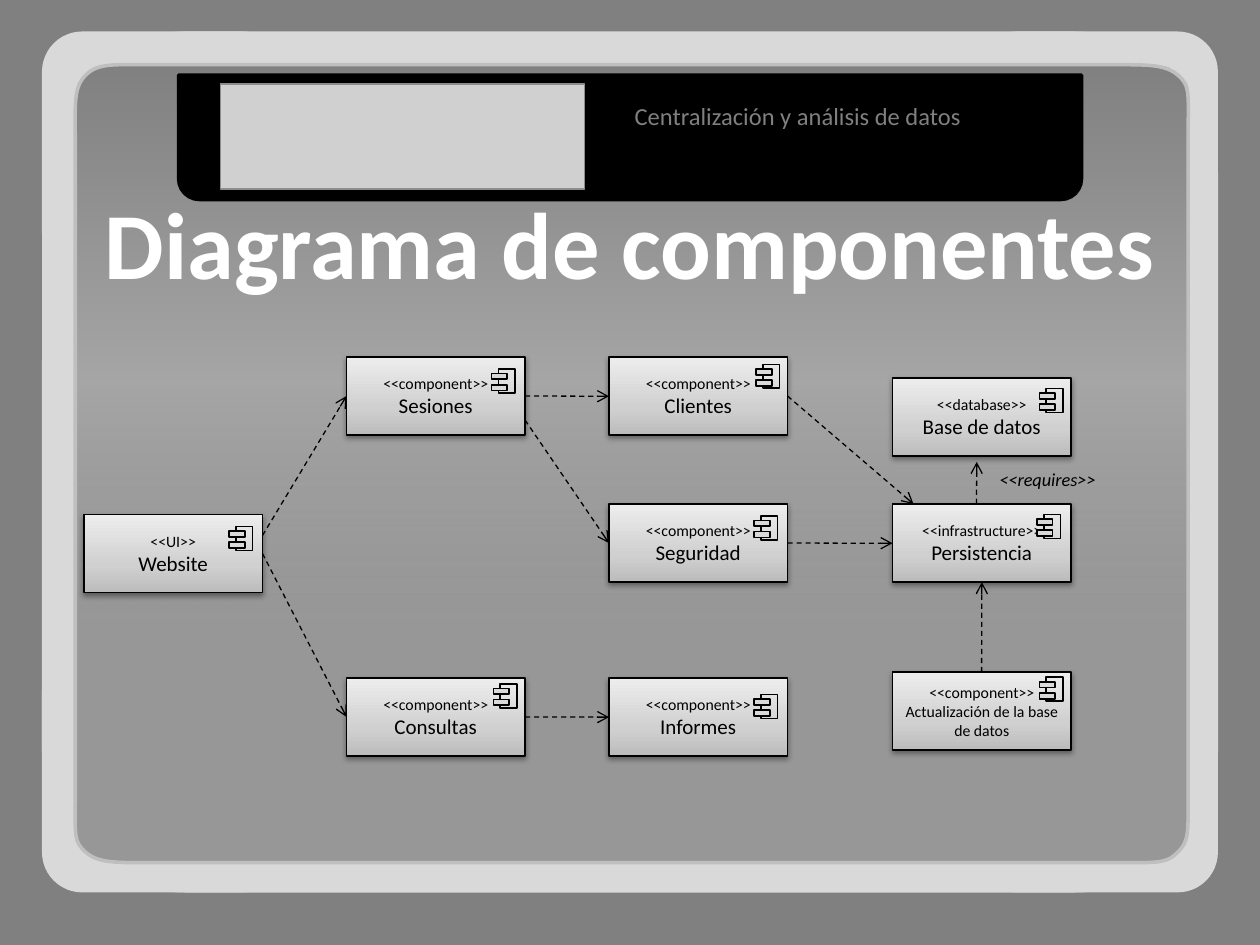
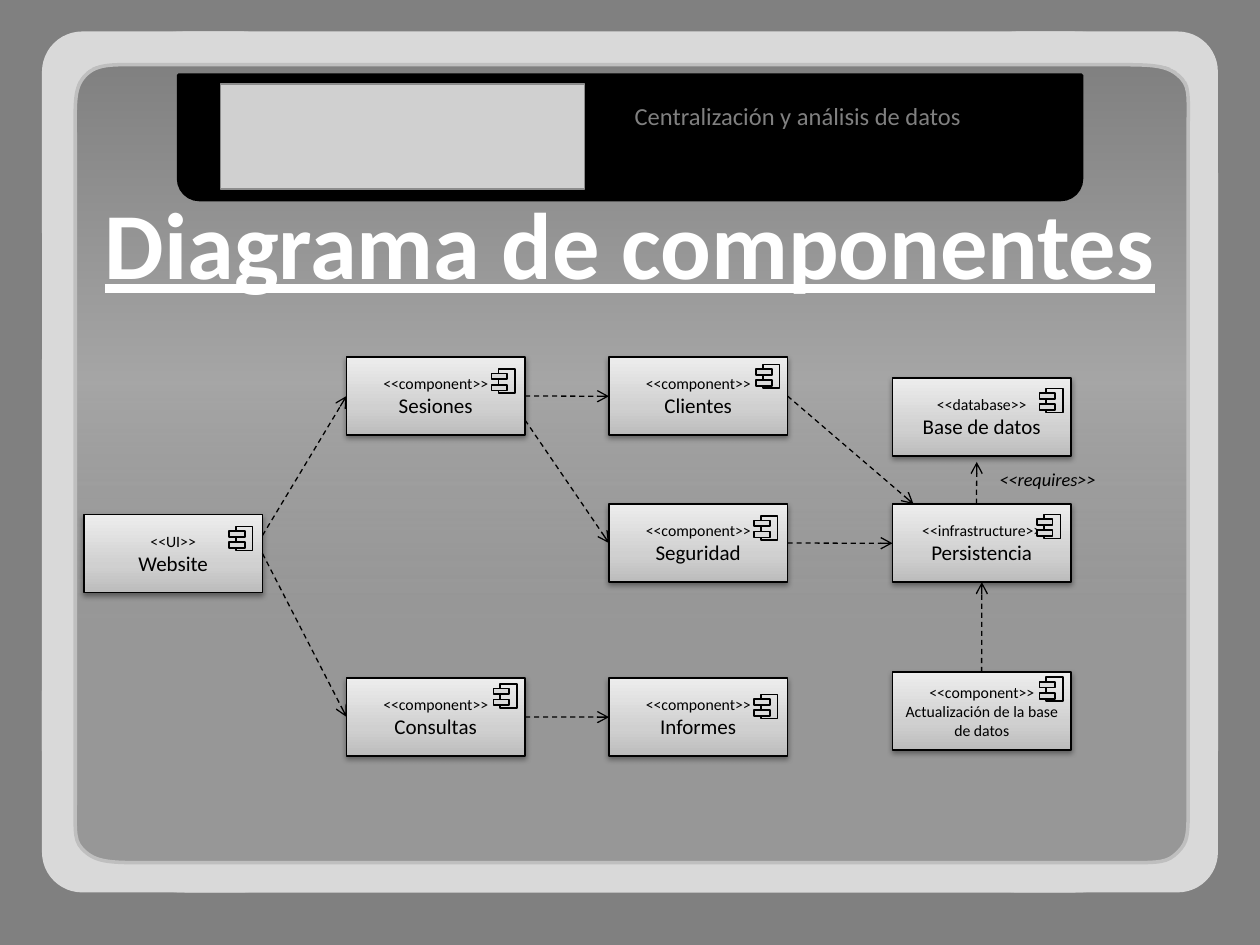
Before and after one commit to adrianachelotti/tallerdesarrollo1ero2011, a slide deck: slide 7 of Presentacion/Tecnica/Presentacion Tecnica.pptx. Drawn at 1260x945 pixels with LibreOffice and Linux fonts; fonts in the diff are those of the drawing; grey boxes stand for pictures. Boxes give left, top, right and bottom in pixels: in the first picture for what was removed or moved away, otherwise in the second. Text is boxed around its words. In the diff, an @@ line names an element or a change of style, - is before the commit and + after.

```diff
--- a/Presentacion/Tecnica/Presentacion Tecnica.pptx
+++ b/Presentacion/Tecnica/Presentacion Tecnica.pptx
@@ text "Diagrama de componentes" at (x1=105, y1=200, x2=1154, y2=295): underline on @@
```
Also in this commit, not shown: 8 other slides changed, 1 slide added.
